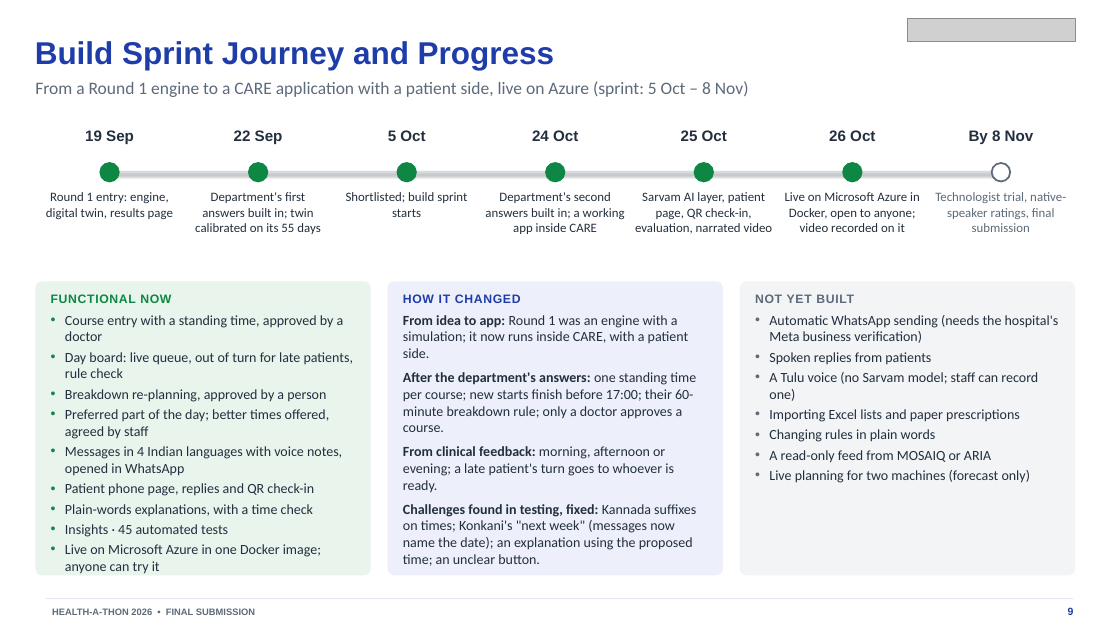
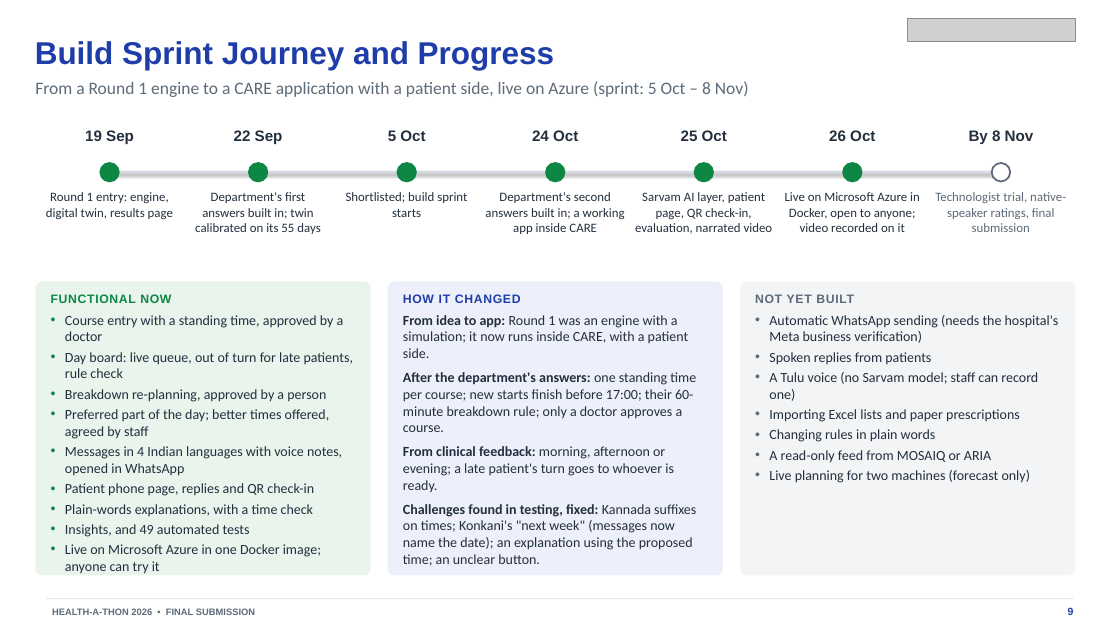
Before and after one commit to psraghothamrao8/RAD-SMART, a slide deck: slide 9 of docs/RAD-SMART_Phase2_Submission.pptx. Drawn at 1120x630 pixels with LibreOffice and Linux fonts; fonts in the diff are those of the drawing; grey boxes stand for pictures. Boxes give left, top, right and bottom in pixels: in the first picture for what was removed or moved away, otherwise in the second. Text is boxed around its words. In the diff, an @@ line names an element or a change of style, - is before the commit and + after.

```diff
--- a/docs/RAD-SMART_Phase2_Submission.pptx
+++ b/docs/RAD-SMART_Phase2_Submission.pptx
@@ text in rounded rectangle at [65,524,250,537]: text changed @@
-• Insights · 45 automated tests
+• Insights, and 49 automated tests
```
Also in this commit, not shown: 1 other slide changed, 30 other files.
